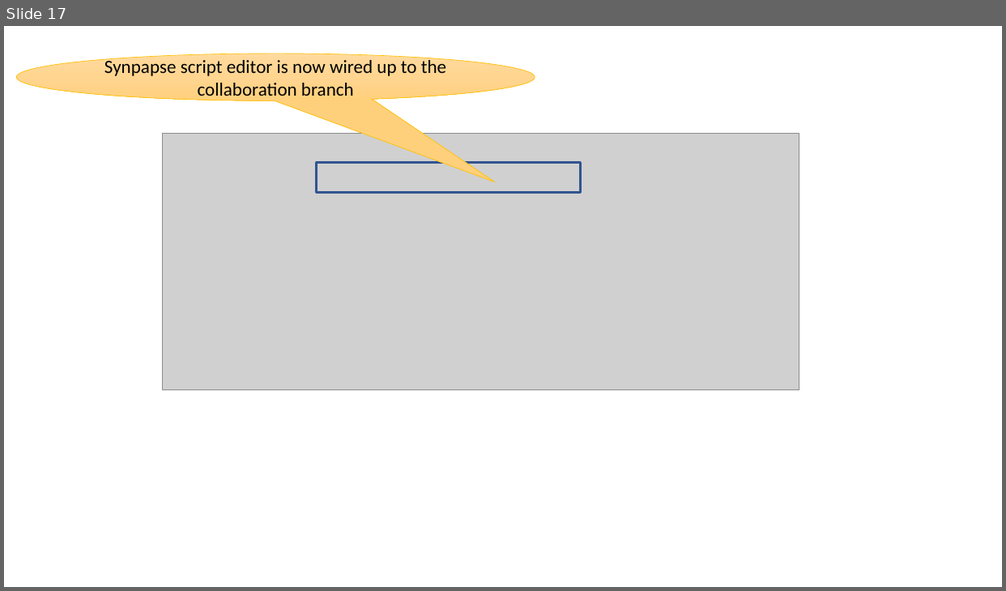
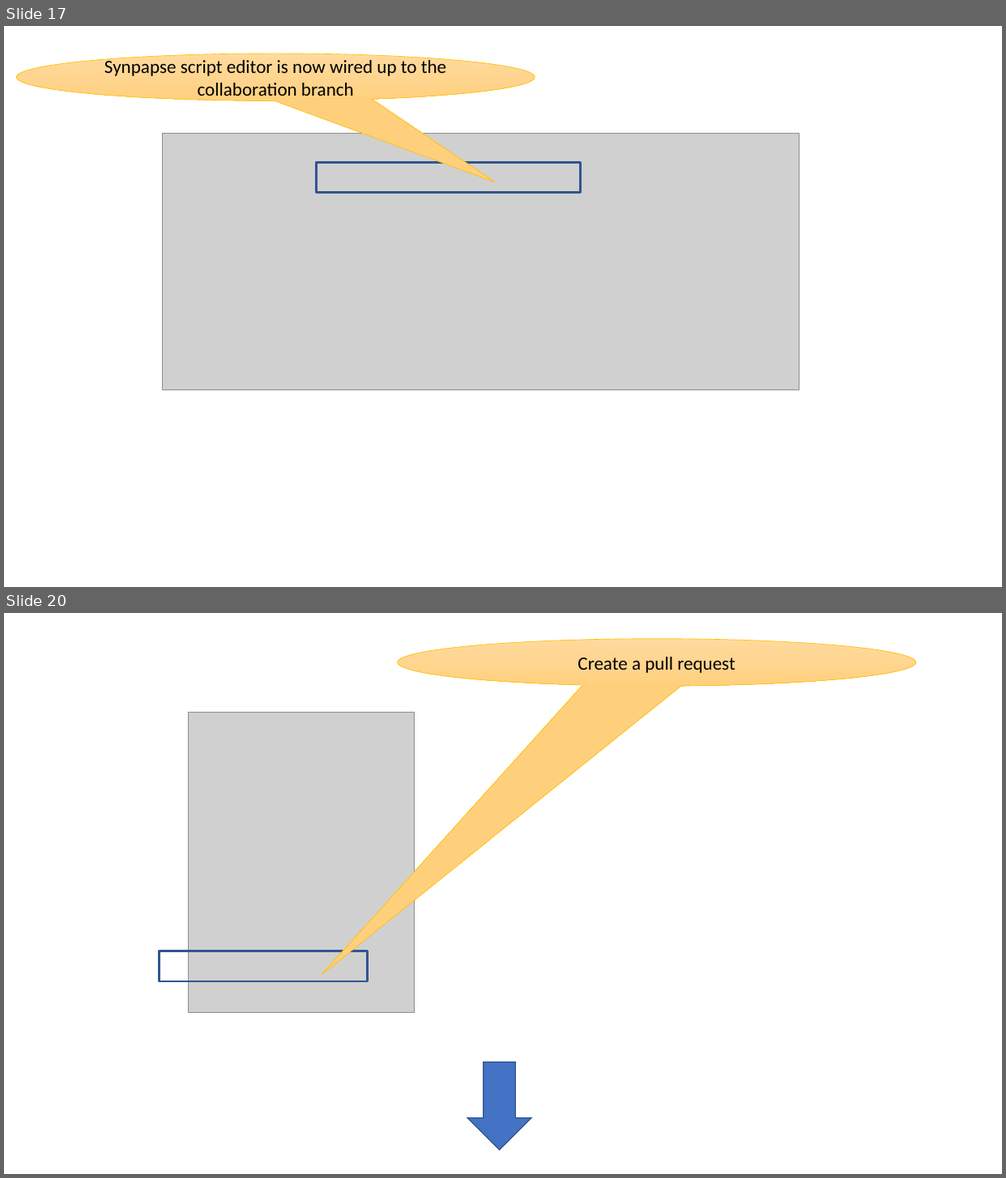
Before and after one commit to sdg002/AzureTrials, a slide deck: synapse-sqlviews-integrationtesting/docs/Synapse-Presentation1.pptx. Shown one above the other, each under a label of ours: slide 17 before the commit, slides 17 and 20 after it; the slides between them are not shown. The pictures are 1006x591 and 1006x1178 pixels, drawn with LibreOffice and Linux fonts; fonts in the diff are those of the drawing; grey boxes stand for pictures. Boxes give left, top, right and bottom in pixels: in the first picture for what was removed or moved away, otherwise in the second. Text is boxed around its words. In the diff, an @@ line names an element or a change of style, - is before the commit and + after.

```diff
--- a/synapse-sqlviews-integrationtesting/docs/Synapse-Presentation1.pptx
+++ b/synapse-sqlviews-integrationtesting/docs/Synapse-Presentation1.pptx
@@ slide 20 added at (4,613,1002,1174), background #FFFFFF @@
@@ speech bubble added at (398,638,917,686), fill gradient #FFDB9E to #FFD590 to #FFD07C, outline #FFC000 0.5 pt, 18 pt, text #000000 @@
+Create a pull request
@@ picture added at (188,712,414,1013) @@
@@ rectangle added at (160,952,368,982), outline #325491 2.25 pt @@
@@ down arrow added at (467,1063,531,1150), fill #4472C4, outline #325491 1 pt @@
```
Also in this commit, not shown: 3 other slides added, 5 other files.
